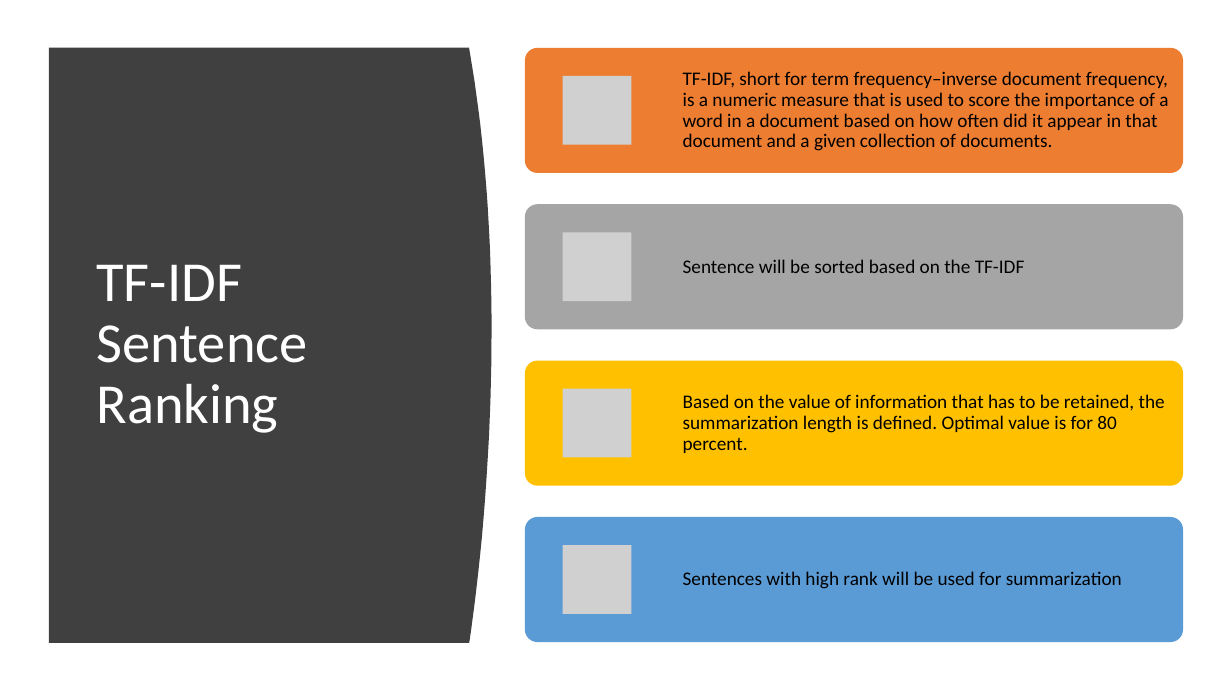
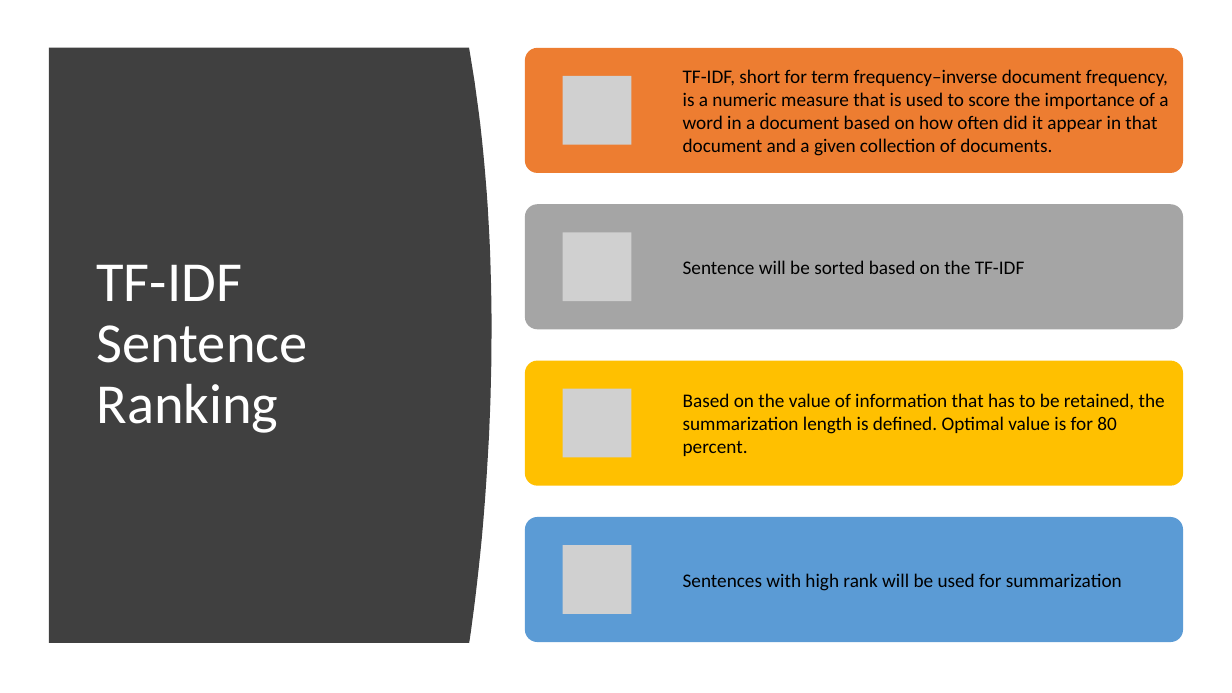
Before and after one commit to karthikktamilmani/Text_Summarization, a slide deck: slide 5 of presentation/p_09.pptx. Drawn at 1232x693 pixels with LibreOffice and Linux fonts; fonts in the diff are those of the drawing; grey boxes stand for pictures. Boxes give left, top, right and bottom in pixels: in the first picture for what was removed or moved away, otherwise in the second. Text is boxed around its words. In the diff, an @@ line names an element or a change of style, - is before the commit and + after.

```diff
--- a/presentation/p_09.pptx
+++ b/presentation/p_09.pptx
@@ line spacing 0.9 to 1 in 3 elements at (x1=683, y1=69, x2=1168, y2=156), (x1=683, y1=393, x2=1165, y2=456), (x1=683, y1=573, x2=1122, y2=591) @@
```
Also in this commit, not shown: 1 slide added.
